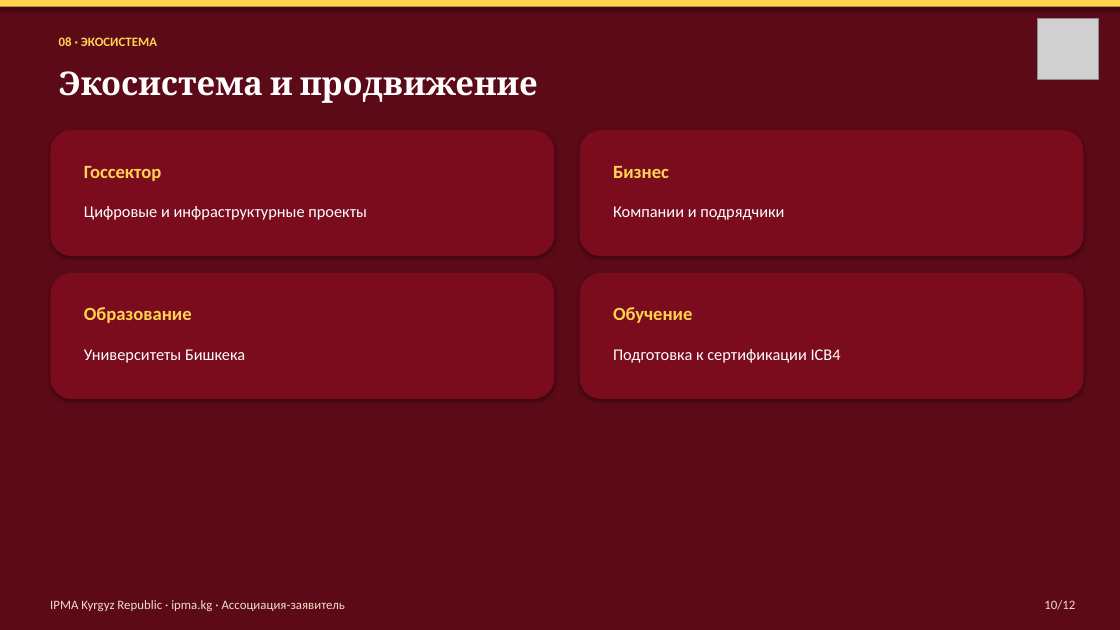
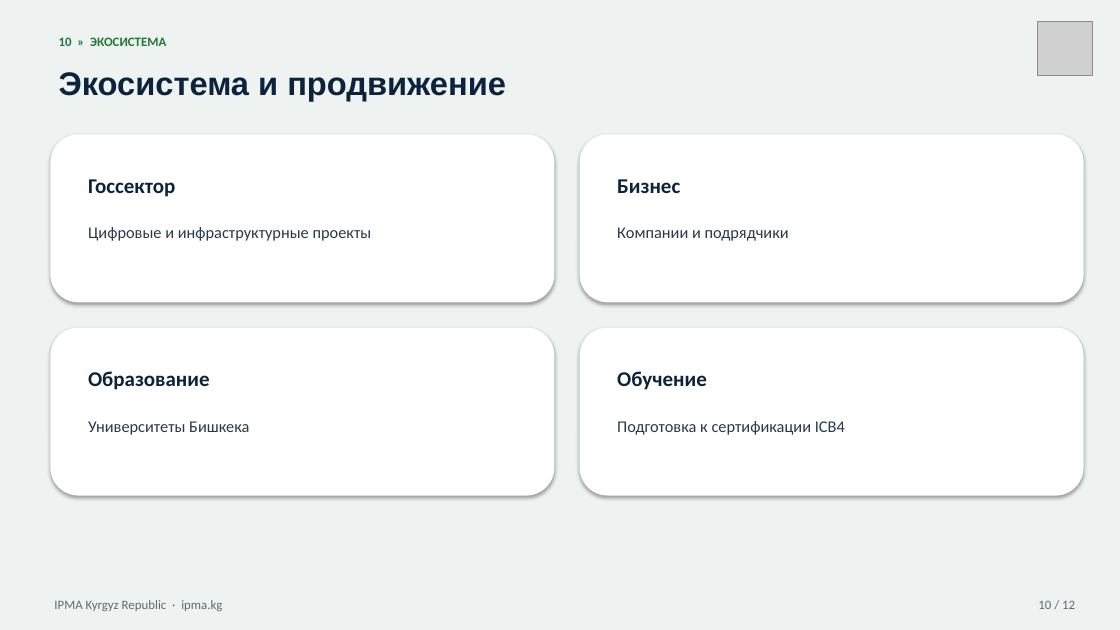
Before and after one commit to umekishev/umekishev, a slide deck: slide 10 of presentations/IPMA_Kyrgyzstan_CoD_Presentation.pptx. Drawn at 1120x630 pixels with LibreOffice and Linux fonts; fonts in the diff are those of the drawing; grey boxes stand for pictures. Boxes give left, top, right and bottom in pixels: in the first picture for what was removed or moved away, otherwise in the second. Text is boxed around its words. In the diff, an @@ line names an element or a change of style, - is before the commit and + after.

```diff
--- a/presentations/IPMA_Kyrgyzstan_CoD_Presentation.pptx
+++ b/presentations/IPMA_Kyrgyzstan_CoD_Presentation.pptx
@@ rectangle at [0, 0, 1120, 630]: fill #5C0A17 to #EEF2F1 @@
@@ rectangle removed at [0, 0, 1120, 7] @@
@@ picture: place and size @@
-picture at [1038, 18, 1098, 79]
+picture at [1038, 21, 1092, 76]
@@ text "Экосистема и продвижение" at [59, 72, 506, 101]: font Cambria to Arial, text colour #FFFFFF to #0D223B @@
@@ text at [59, 37, 166, 46]: text changed; text colour #FFD54F to #1F7A34 @@
-08 · ЭКОСИСТЕМА
+10 » ЭКОСИСТЕМА
@@ rounded rectangle: place and size @@
-rounded rectangle at [50, 130, 555, 256]
+rounded rectangle at [50, 134, 555, 302]
@@ rounded rectangle: place and size @@
-rounded rectangle at [580, 130, 1084, 256]
+rounded rectangle at [580, 134, 1084, 302]
@@ text "Госсектор": place and size @@
-text "Госсектор" at [84, 166, 161, 181]
+text "Госсектор" at [88, 179, 175, 197]
@@ text "Бизнес": place and size @@
-text "Бизнес" at [613, 166, 669, 178]
+text "Бизнес" at [617, 179, 680, 193]
@@ text "Цифровые и инфраструктурные проекты": place and size @@
-text "Цифровые и инфраструктурные проекты" at [84, 206, 367, 220]
+text "Цифровые и инфраструктурные проекты" at [88, 227, 372, 241]
@@ text "Компании и подрядчики": place and size @@
-text "Компании и подрядчики" at [613, 206, 784, 220]
+text "Компании и подрядчики" at [617, 227, 789, 241]
@@ fill #7A0C1E to #FFFFFF in 4 elements at [580, 134, 1084, 302], [50, 134, 555, 302], [580, 328, 1084, 496], [50, 328, 555, 496] @@
@@ rounded rectangle: place and size @@
-rounded rectangle at [50, 273, 555, 399]
+rounded rectangle at [50, 328, 555, 496]
@@ rounded rectangle: place and size @@
-rounded rectangle at [580, 273, 1084, 399]
+rounded rectangle at [580, 328, 1084, 496]
@@ text "Образование": place and size @@
-text "Образование" at [84, 307, 192, 323]
+text "Образование" at [88, 371, 210, 390]
@@ size 16 to 18 pt, text colour #FFD54F to #0D223B in 4 elements at [88, 179, 175, 197], [617, 179, 680, 193], [88, 371, 210, 390], [617, 371, 707, 390] @@
@@ text "Обучение": place and size @@
-text "Обучение" at [613, 307, 692, 323]
+text "Обучение" at [617, 371, 707, 390]
@@ text "Университеты Бишкека": place and size @@
-text "Университеты Бишкека" at [84, 349, 245, 363]
+text "Университеты Бишкека" at [88, 421, 249, 435]
@@ text colour #FFFFFF to #28394A in 4 elements at [88, 227, 372, 241], [617, 227, 789, 241], [88, 421, 249, 435], [617, 421, 845, 435] @@
@@ text "Подготовка к сертификации ICB4": place and size @@
-text "Подготовка к сертификации ICB4" at [613, 349, 841, 363]
+text "Подготовка к сертификации ICB4" at [617, 421, 845, 435]
@@ text at [54, 600, 222, 611]: text changed; text colour #F3DCC9 to #5C6B72 @@
-IPMA Kyrgyz Republic · ipma.kg · Ассоциация-заявитель
+IPMA Kyrgyz Republic · ipma.kg
@@ text at [1038, 601, 1075, 609]: text changed; text colour #F3DCC9 to #5C6B72 @@
-10/12
+10 / 12
```
Also in this commit, not shown: 10 other slides changed, 1 slide added, 1 slide removed, 1 other file.
